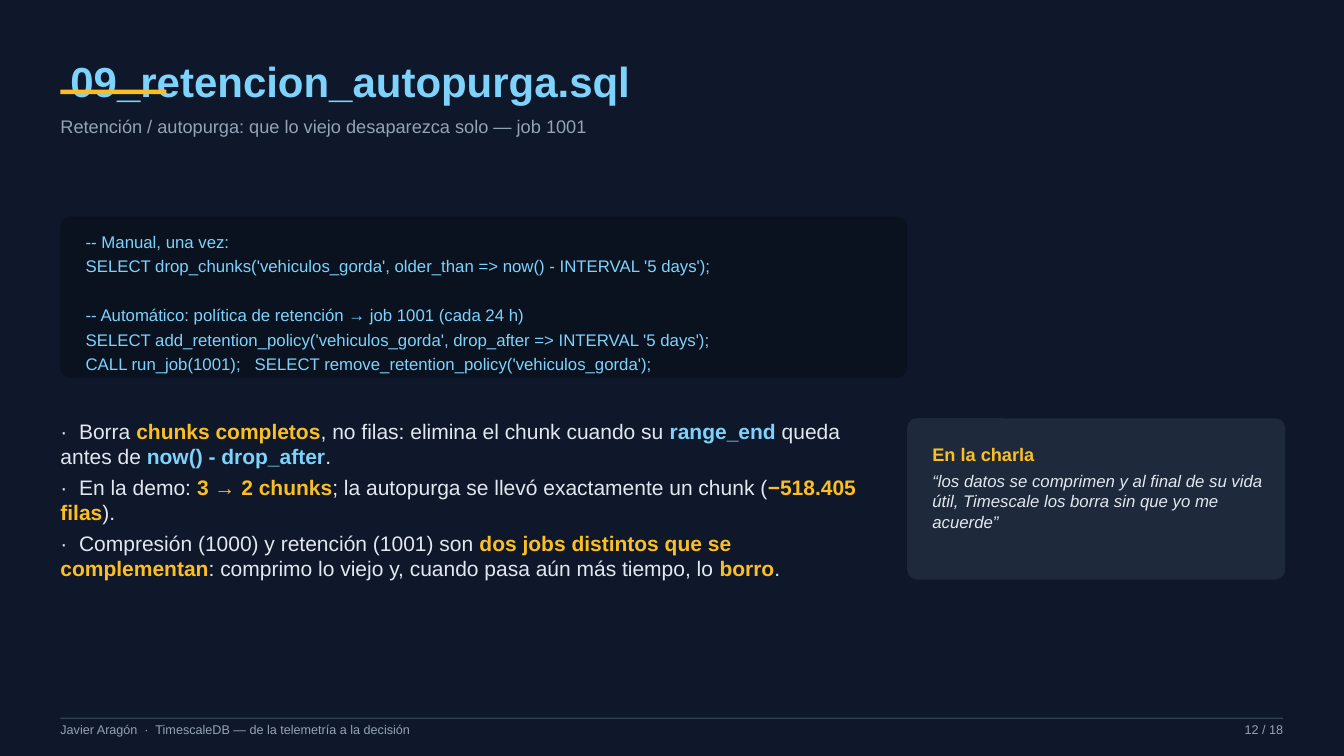
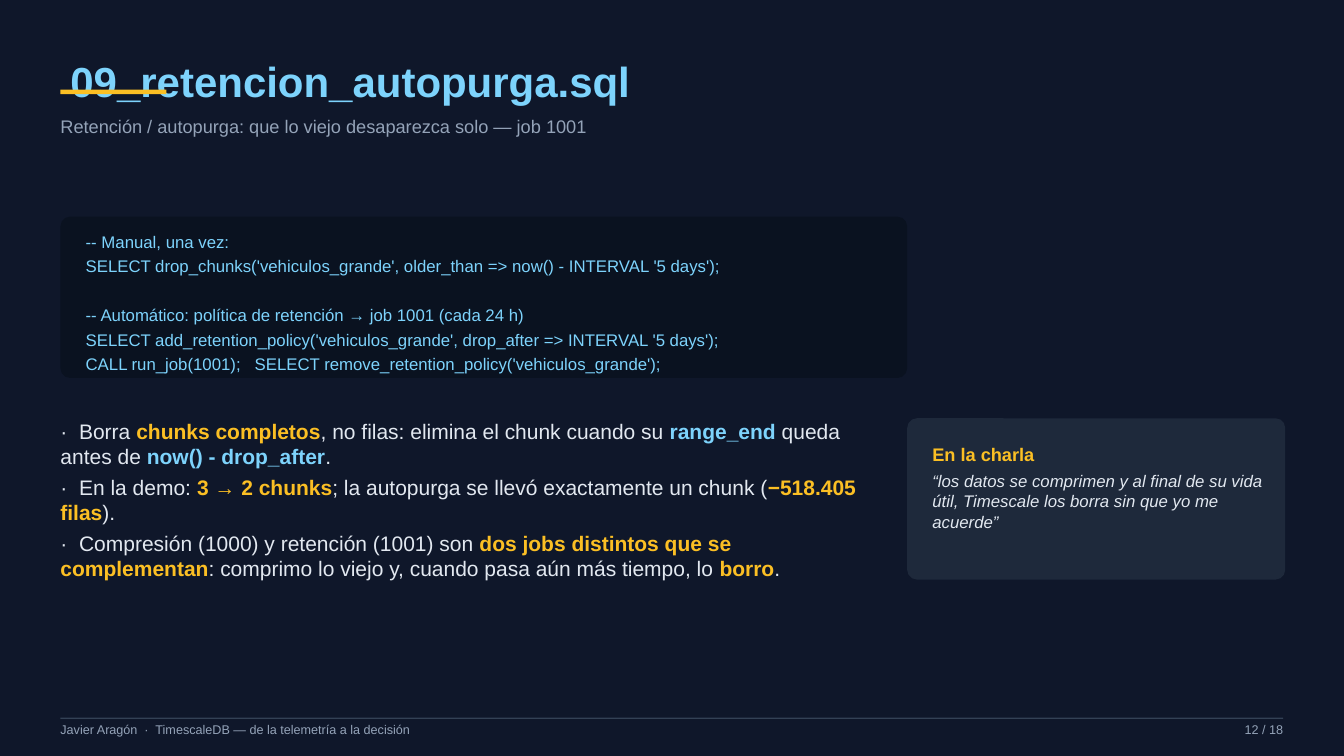
Before and after one commit to xavipuerto/autometrics-demo, a slide deck: slide 12 of presentacion/TimescaleDB-PPT-Javier.pptx. Drawn at 1344x756 pixels with LibreOffice and Linux fonts; fonts in the diff are those of the drawing. Boxes give left, top, right and bottom in pixels: in the first picture for what was removed or moved away, otherwise in the second. Text is boxed around its words. In the diff, an @@ line names an element or a change of style, - is before the commit and + after.

Commit message:
renombrar vehiculos_gorda a vehiculos_grande (tabla, esquema, scripts, README, PPT) + recrear entorno

```diff
--- a/presentacion/TimescaleDB-PPT-Javier.pptx
+++ b/presentacion/TimescaleDB-PPT-Javier.pptx
@@ text at [86,260,720,276]: text changed @@
-SELECT drop_chunks('vehiculos_gorda', older_than => now() - INTERVAL '5 days');
+SELECT drop_chunks('vehiculos_grande', older_than => now() - INTERVAL '5 days');
@@ text at [86,334,719,374]: text changed @@
-SELECT add_retention_policy('vehiculos_gorda', drop_after => INTERVAL '5 days');
-CALL run_job(1001); SELECT remove_retention_policy('vehiculos_gorda');
+SELECT add_retention_policy('vehiculos_grande', drop_after => INTERVAL '5 days');
+CALL run_job(1001); SELECT remove_retention_policy('vehiculos_grande');
```
Also in this commit, not shown: 4 other slides changed, 10 other files.
